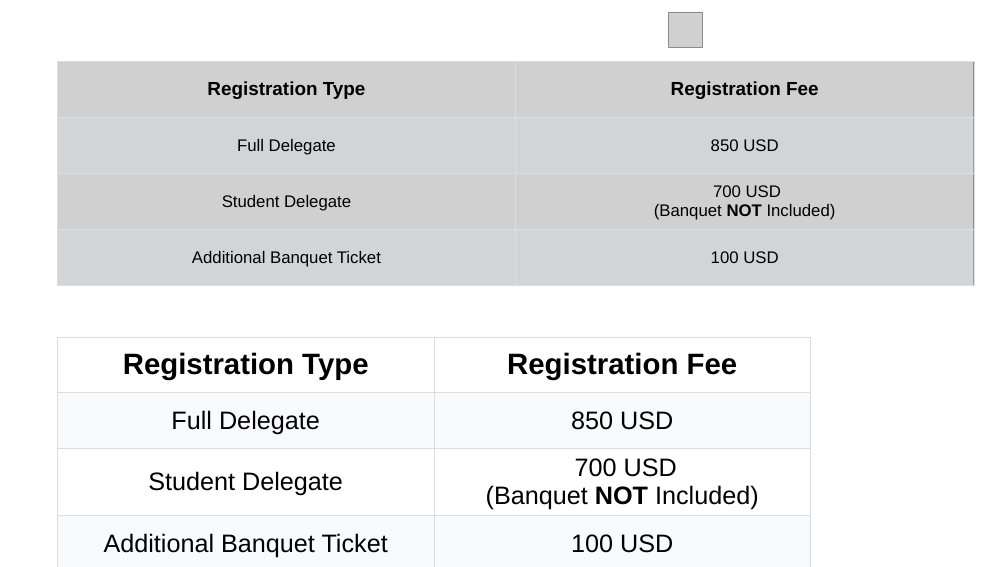
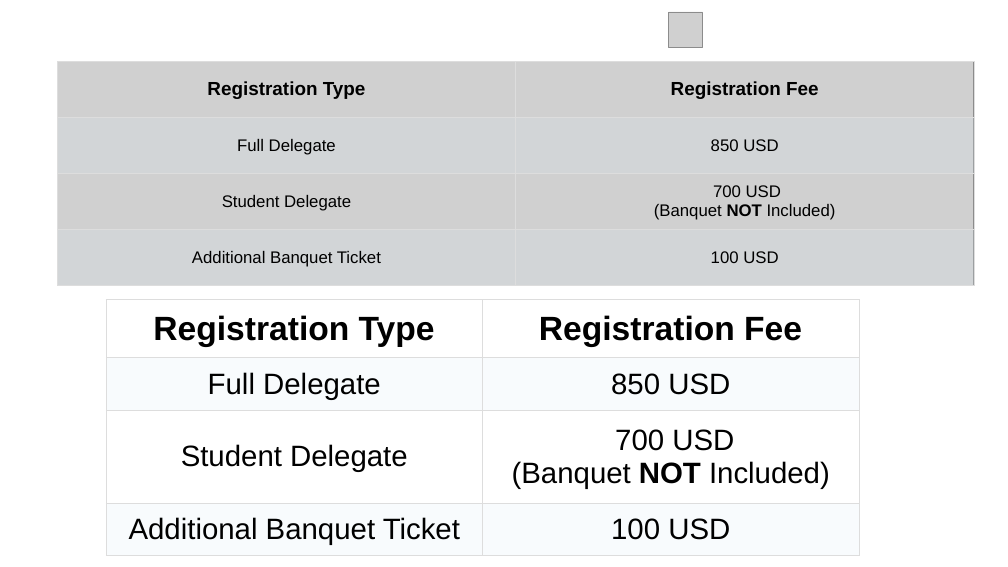
Before and after one commit to zhangxy911/zhangxy911.github.io, a slide deck: slide 3 of assets/figures.pptx. Drawn at 1008x567 pixels with LibreOffice and Linux fonts; fonts in the diff are those of the drawing; grey boxes stand for pictures; background and template pictures are left out. Boxes give left, top, right and bottom in pixels: in the first picture for what was removed or moved away, otherwise in the second. Text is boxed around its words. In the diff, an @@ line names an element or a change of style, - is before the commit and + after.

```diff
--- a/assets/figures.pptx
+++ b/assets/figures.pptx
@@ table at box(106, 299, 859, 556) @@
@@ size 28 to 32 pt in "Registration Type", "Registration Fee" @@
@@ size 24 to 28 pt in "Full Delegate", "850 USD", "Student Delegate", "700 USD" and 3 more places @@
@@ table: place and size @@
-table at box(57, 337, 811, 567)
+table at box(106, 299, 859, 556)
```
Also in this commit, not shown: 1 other file.
